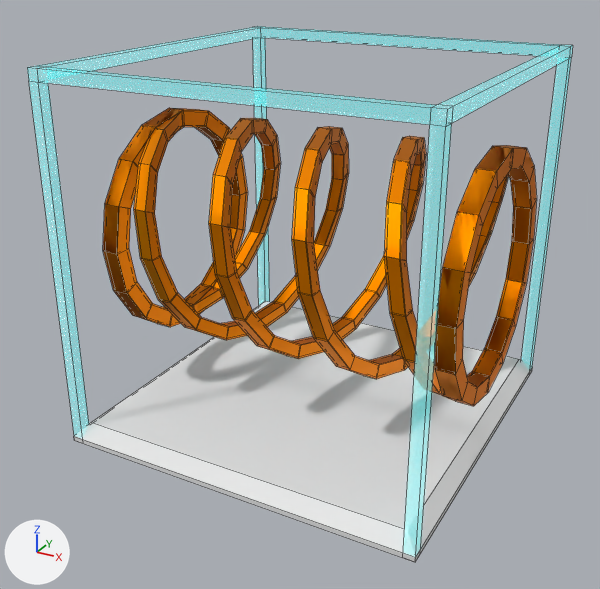
The Blender file models/factory/transport.blend: old version first, new version second.
One viewpoint serves both versions: a 50 mm lens placed at (9.76, -18.98, 12.86), pointed at (-0.25, -0.76, 3.76). The axes (+X, +Y, +Z) are drawn at lower left. The lights are the same throughout. Mesh edges are drawn as thin lines.

The scene before the commit, as lines of its bpy script (objects in view):
```python
ob_cube = bpy.data.objects.new('Cube', me_cube_018)
ob_cube.location = (0.0, 0.0, 5.0)
ob_floor = bpy.data.objects.new('floor', me_cube_016)
ob_floor.location = (0.0, 0.0, 0.0)
ob_plane = bpy.data.objects.new('Plane', me_plane)
ob_plane.location = (-5.65, 0.0, 5.0)
ob_plane.rotation_euler = (0.0, 1.571, 0.0)  # degrees (0, 90, 0)
ob_plane_001 = bpy.data.objects.new('Plane.001', me_plane_001)
ob_plane_001.location = (-5.65, 0.0, 5.0)
ob_plane_001.rotation_euler = (-3.142, -1.571, 0.0)  # degrees (-180, -90, 0)
ob_plane_002 = bpy.data.objects.new('Plane.002', me_plane_002)
ob_plane_002.location = (-5.65, 0.0, 5.0)
ob_plane_002.rotation_euler = (-3.142, -1.571, 0.0)  # degrees (-180, -90, 0)
ob_plane_003 = bpy.data.objects.new('Plane.003', me_plane_003)
ob_plane_003.location = (3.7, 0.0, 5.0)
ob_plane_003.rotation_euler = (-3.142, -1.571, 0.0)  # degrees (-180, -90, 0)
```
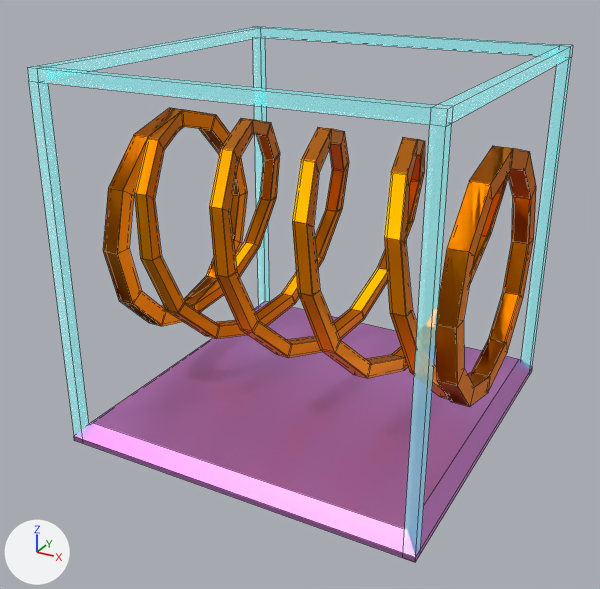
Commit message: factory transport module update

Diff of the bpy script that builds the scene:
```diff
--- a/models/factory/transport.blend.py
+++ b/models/factory/transport.blend.py
@@ mat_factory_floor @@
+mat_factory_floor = principled_material('factory_floor')
+mat_factory_floor.base_color = (0.794, 0.304, 0.8)  # pink #e696e7
+mat_factory_floor.metallic = 1.0
@@ me_cube_016 @@
 me_cube_016.from_pydata(...)  # 12 vertices, 10 faces; spans x -5.0..5.0, y -5.0..5.0, z 0.0..0.5
+me_cube_016.materials.append(mat_factory_floor)  # pink #e696e7
@@ me_plane_003_1 @@
+me_plane_003_1.from_pydata(...)  # 200 vertices, 288 faces; spans x -3.24..3.24, y -3.24..3.24, z 0.76..1.24
+me_plane_003_1.materials.append(mat_spule)  # orange #e78000
@@ me_plane_001_1 @@
+me_plane_001_1.from_pydata(...)  # 200 vertices, 288 faces; spans x -3.2..3.2, y -3.2..3.2, z 0.8..10.6
+me_plane_001_1.materials.append(mat_spule)  # orange #e78000
@@ ob_plane @@
-ob_plane = bpy.data.objects.new('Plane', me_plane)
-ob_plane.location = (-5.65, 0.0, 5.0)
-ob_plane.rotation_euler = (0.0, 1.571, 0.0)  # degrees (0, 90, 0)
-_m = ob_plane.modifiers.new('Screw', 'SCREW')
-_m.steps = 12
-_m.iterations = 2
-_m.screw_offset = 4.7
@@ ob_plane_001 @@
-ob_plane_001 = bpy.data.objects.new('Plane.001', me_plane_001)
-ob_plane_001.location = (-5.65, 0.0, 5.0)
-ob_plane_001.rotation_euler = (-3.142, -1.571, 0.0)  # degrees (-180, -90, 0)
-_m = ob_plane_001.modifiers.new('Screw', 'SCREW')
-_m.steps = 12
-_m.iterations = 2
-_m.screw_offset = 4.7
@@ ob_plane_002 @@
-ob_plane_002 = bpy.data.objects.new('Plane.002', me_plane_002)
-ob_plane_002.location = (-5.65, 0.0, 5.0)
-ob_plane_002.rotation_euler = (-3.142, -1.571, 0.0)  # degrees (-180, -90, 0)
-_m = ob_plane_002.modifiers.new('Screw', 'SCREW')
-_m.steps = 12
-_m.iterations = 2
@@ ob_plane_003 @@
-ob_plane_003 = bpy.data.objects.new('Plane.003', me_plane_003)
-ob_plane_003.location = (3.7, 0.0, 5.0)
-ob_plane_003.rotation_euler = (-3.142, -1.571, 0.0)  # degrees (-180, -90, 0)
-_m = ob_plane_003.modifiers.new('Screw', 'SCREW')
-_m.steps = 12
-_m.iterations = 2
@@ ob_coil_end_2 @@
+ob_coil_end_2 = bpy.data.objects.new('coil_end_2', me_plane_003_1)
+ob_coil_end_2.location = (3.7, 0.0, 5.0)
+ob_coil_end_2.rotation_euler = (-3.142, -1.571, 0.0)  # degrees (-180, -90, 0)
@@ ob_coil_end_1 @@
+ob_coil_end_1 = bpy.data.objects.new('coil_end_1', me_plane_003_1.copy())
+ob_coil_end_1.location = (-5.65, 0.0, 5.0)
+ob_coil_end_1.rotation_euler = (-3.142, -1.571, 0.0)  # degrees (-180, -90, 0)
@@ ob_coil_1 @@
+ob_coil_1 = bpy.data.objects.new('coil_1', me_plane_001_1)
+ob_coil_1.location = (-5.65, 0.0, 5.0)
+ob_coil_1.rotation_euler = (-3.142, -1.571, 0.0)  # degrees (-180, -90, 0)
@@ ob_coil_2 @@
+ob_coil_2 = bpy.data.objects.new('coil_2', me_plane_001_1.copy())
+ob_coil_2.location = (-5.65, 0.0, 5.0)
+ob_coil_2.rotation_euler = (0.0, 1.571, 0.0)  # degrees (0, 90, 0)
```

Location of each change, [x1, y1, x2, y2] in pixels of the pictures (600 x 589 px):
'floor', recoloured
    both: [74, 301, 532, 563]
'Plane', deleted (orange)
    before: [197, 118, 490, 395]
'coil_2', added
    after: [197, 118, 490, 399]
'Plane.001', deleted
    before: [134, 114, 508, 379]
'coil_1', added
    after: [134, 115, 508, 378]
'Plane.003', deleted
    before: [435, 145, 537, 406]
'coil_end_2', added
    after: [436, 146, 536, 407]
'Plane.002', deleted (orange)
    before: [103, 108, 248, 327]
'coil_end_1', added (orange)
    after: [103, 108, 248, 326]
